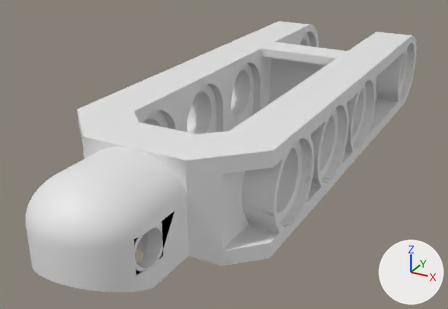
Two versions of the COLLADA model LDD Bricks/32195/32195.dae, one commit apart.
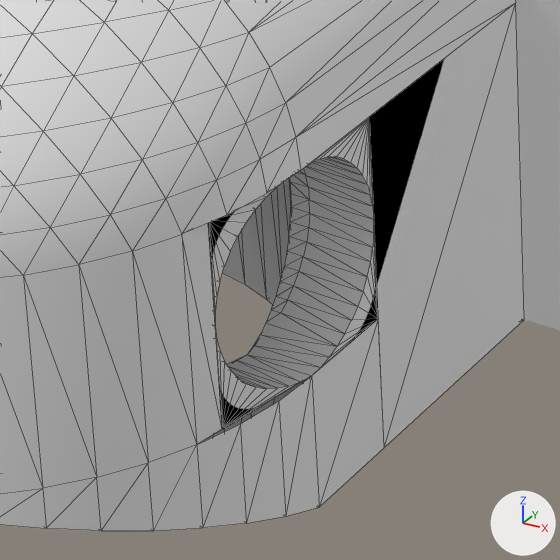
Old and new are each drawn whole from a camera (50 mm lens) standing at (2.26, -3.7, 1.95) and looking at (-0.19, 0.75, -0.28) and again close up on the part from 22% to 43% of the width and 65% to 96% of the height. Every picture has the same lights, and +X, +Y and +Z are marked at lower right. The close-ups show mesh edges as thin lines. Vertices at the same position are counted once.

Objects in the first close-up: '32195s01.003', '32195s01.004'.
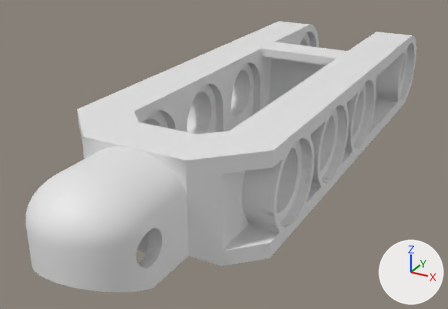
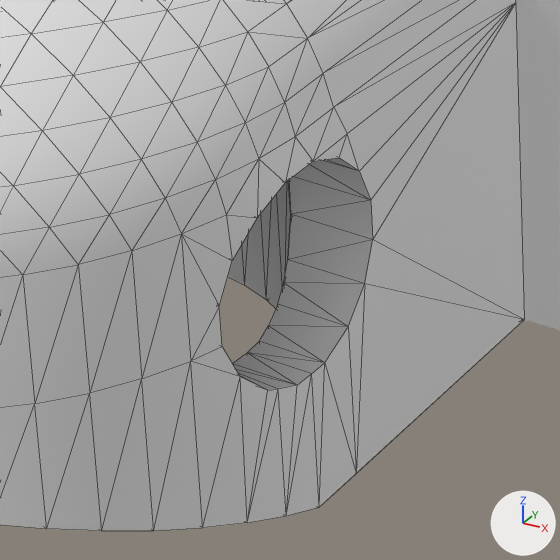
Pixel boxes [x1, y1, x2, y2] of what changed, in the close-ups (560 x 560 px):
'32195s01.004', reshaped, moved: [0, 0, 524, 531] in both
part 1 of me_ldrawmesh_012, added: after [0, 0, 524, 531]

The edits, one by one:
me_ldrawmesh_012 is used by ob_32195s01_004; location (0.0, 0.0, 0.0).
me_ldrawmesh_012 had 697 vertices, 1258 faces and spanned x -0.4..0.4, y -1.6..-0.8, z -0.28..0.4.
me_ldrawmesh_012 now has 700 vertices, 1334 faces and spans x -0.4..0.4, y -0.4..0.4, z -0.6..0.081.
me_ldrawmesh_012 part 1: 700 vertices added at x -0.4..0.4, y -0.4..0.4, z -0.6..0.081.
Object '32195s01.004' (ob_32195s01_004) moves from (0.0, 0.0, 0.0) to (0.0, -1.2, 0.319).
